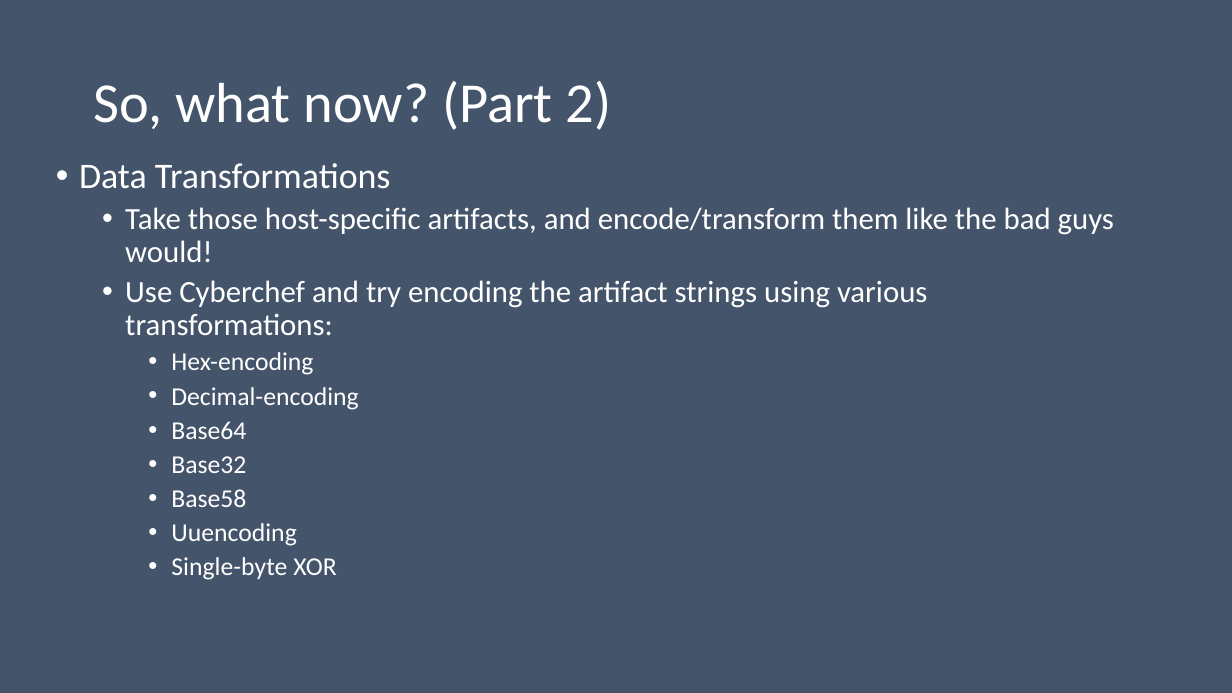
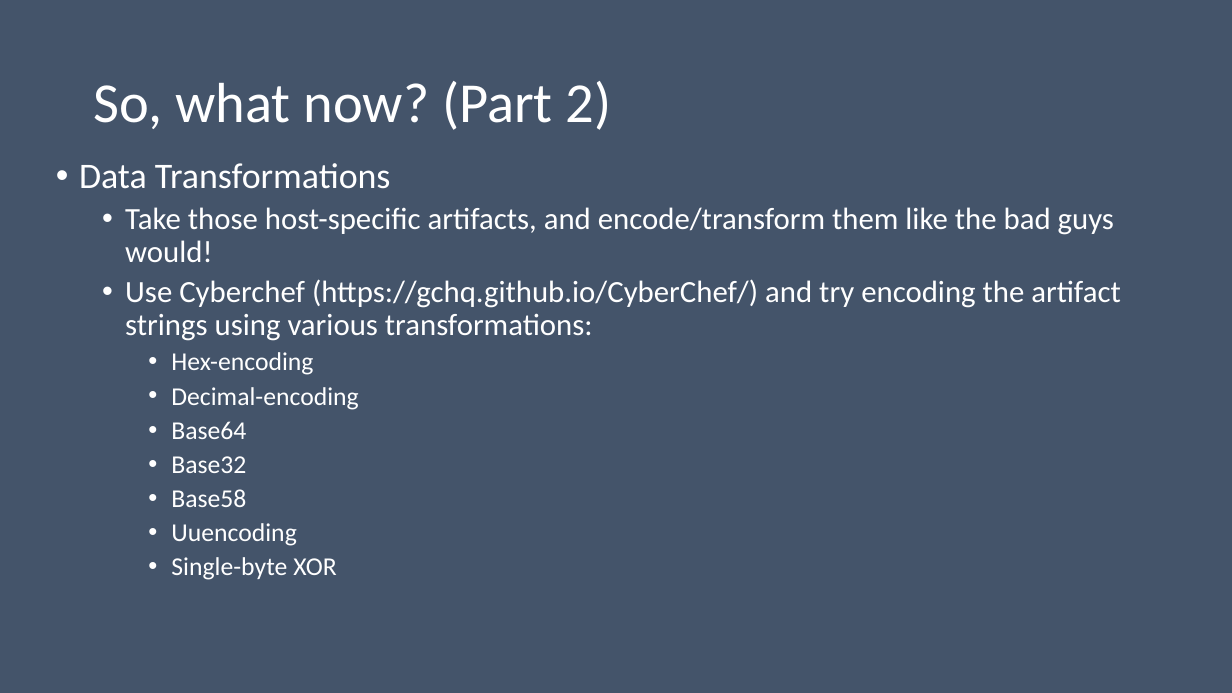
Before and after one commit to da667/Contalks, a slide deck: slide 26 of Suricon2024/Informational_and_Honeytoken_Rules.pptx. Drawn at 1232x693 pixels with LibreOffice and Linux fonts; fonts in the diff are those of the drawing. Boxes give left, top, right and bottom in pixels: in the first picture for what was removed or moved away, otherwise in the second. Text is boxed around its words. In the diff, an @@ line names an element or a change of style, - is before the commit and + after.

```diff
--- a/Suricon2024/Informational_and_Honeytoken_Rules.pptx
+++ b/Suricon2024/Informational_and_Honeytoken_Rules.pptx
@@ text at <box>125,279,1120,341</box>: text changed @@
-  • Use Cyberchef and try encoding the artifact strings using various transformations:
+  • Use Cyberchef (https://gchq.github.io/CyberChef/) and try encoding the artifact strings using various transformations:
```
Also in this commit, not shown: 4 other slides changed.
